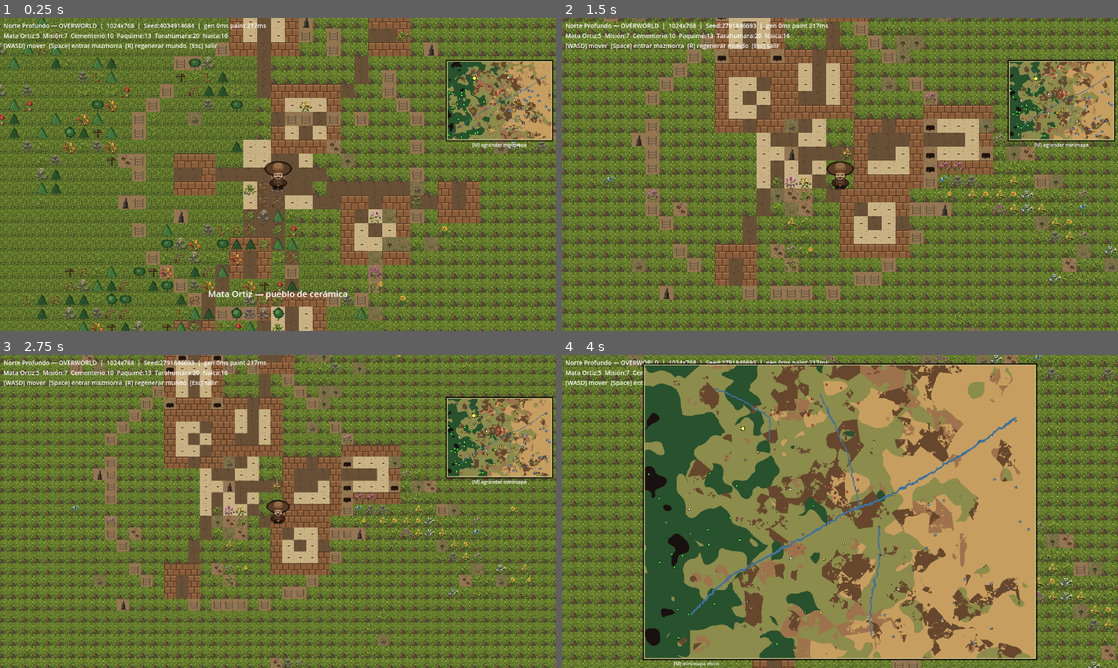
Above: before the commit, frames 1-4 (two rows, left to right).
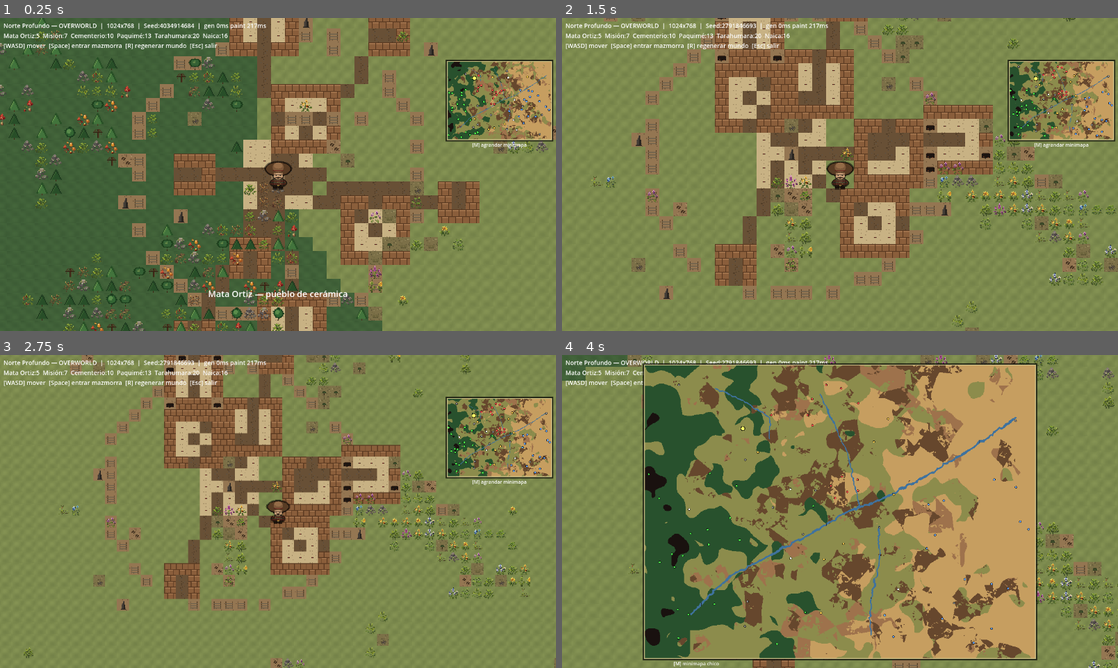
Above: after the commit, the same moments.

Repository: LF-Dguez/ludic2026polloRapi
Game: Godot game, scene res://scenes/Main.tscn
Same seed, same stepped clock (60 frames per second), same inputs: the game is played once before the commit and once after it.
Inputs (mouse positions are in pixels of both pictures, inside the frame that each line leads up to):
- Up to frame 1 (0.25 s): no input
- Up to frame 2 (1.5 s): tap Enter at 0.5 s; move the mouse to (962, 158) at 0.52 s; hold D 0.53-1.28 s; tap R at 0.6 s; tap Space at 0.77 s; move the mouse to (728, 190) at 1.27 s; hold S from 1.28 s (still down); tap Backspace at 1.35 s
- Up to frame 3 (2.75 s): tap Space at 1.52, 2 s; move the mouse to (333, 442) at 2.02 s; release S at 2.03 s; hold D from 2.03 s (still down); tap Q at 2.1 s
- Up to frame 4 (4 s): tap Enter at 2.75 s; move the mouse to (812, 574) at 2.77 s; release D at 2.78 s; hold W 2.78-3.53 s; tap E at 2.85 s; tap Space at 3.02, 3.77 s; move the mouse to (1006, 558) at 3.52 s; hold A from 3.53 s (still down); tap M at 3.6 s

The runs differ from the first frame. In frame 1, 53% of the frame differs, in the area x 0-100%, y 0-100%; in frame 2, 65%; in frame 3, 70%; in frame 4, 29%.

Commit message:
Fix: biome_bases.png smooth uniform tiles (no visible tiling pattern)
User reported scallop/edge patterns from afuera atlas rows 0-2 (those
tiles are decorative, not seamless backgrounds).

Solution:
- Generated biome_bases.png (8x1 atlas, 16x16) with smooth perlin-like
  gradient per biome. NO dots, NO edges, NO scallops — colors solid
  with subtle tonal variation that tiles INVISIBLY.
- Palettes inspired by real Chihuahua, desaturated/tétric:
    LLANOS=pastizal seco, SIERRA=pino oscuro, DESIERTO=arena dorada,
    BARRANCA=cañón casi negro, MINERO=tierra oscura, RIO=azul,
    MESA=tan, PICO=blanco-piedra
- Added as SRC_BASES=4 (5to source en overworld TileSet)
- BIOME_PRIMARY reescrito para usar biome_bases en TODOS los biomas
- Player.gd: src 4 con atlas.x==3/5/7 (barranca/río/pico) impasable

Decoraciones (vegetación afuera, trees_topdown, etc.) siguen funcionando
sobre las nuevas bases via decor layer.

Co-Authored-By: Claude Opus 4.7 (1M context) <noreply@anthropic.com>

Diff:
--- a/scripts/Main.gd
+++ b/scripts/Main.gd
@@ -29,6 +29,8 @@
 const ATLAS_AFUERA_ROWS := 10
 const ATLAS_TREES_COLS := 8
 const ATLAS_TREES_ROWS := 1
+const ATLAS_BASES_COLS := 8
+const ATLAS_BASES_ROWS := 1
 const ATLAS_PAQUIME_COLS := 4
 const ATLAS_PAQUIME_ROWS := 4
 const ATLAS_CAVE_COLS := 8
@@ -200,6 +202,15 @@
 		for y in range(ATLAS_TREES_ROWS):
 			src3.create_tile(Vector2i(x, y))
 	ts.add_source(src3, 3)
+
+	# Source 4: biome_bases.png — bases SUAVES uniformes por bioma (no tile-able artifacts)
+	var src4 := TileSetAtlasSource.new()
+	src4.texture = _load_texture("res://art/tiles/biome_bases.png")
+	src4.texture_region_size = Vector2i(TILE_SOURCE, TILE_SOURCE)
+	for x in range(ATLAS_BASES_COLS):
+		for y in range(ATLAS_BASES_ROWS):
+			src4.create_tile(Vector2i(x, y))
+	ts.add_source(src4, 4)
 
 	return ts
 
--- a/scripts/Overworld.gd
+++ b/scripts/Overworld.gd
@@ -11,6 +11,8 @@
 const SRC_TREES := 3   # Árboles top-down generados (trees_topdown.png 8x1)
 # trees_topdown index: 0=pino oscuro, 1=encina, 2=sabino, 3=cardón,
 # 4=mezquite, 5=palo verde, 6=árbol seco, 7=pino claro
+const SRC_BASES := 4   # Bases de bioma SUAVES (biome_bases.png 8x1)
+# bases index: 0=LLANOS, 1=SIERRA, 2=DESIERTO, 3=BARRANCA, 4=MINERO, 5=RIO, 6=MESA, 7=PICO
 
 enum Biome {
 	DESIERTO, LLANOS, SIERRA, BARRANCA, MINERO, RIO, MESA, PICO,
@@ -21,17 +23,17 @@
 	ENTRADA_PAQUIME, ENTRADA_TARAHUMARA, ENTRADA_NAICA,
 }
 
-# Tile primario {src, atlas} — usando atlas del USUARIO donde posible para estilo consistente.
-# afuera rows 0-2 son grass/tierra/rocas (estilo top-down profesional).
+# Tile primario {src, atlas} — usa biome_bases.png (smooth, no patterns at tiling).
+# Decoraciones (vegetación, props) van encima via decor_layer.
 const BIOME_PRIMARY := {
-	Biome.DESIERTO: {"src": SRC_DESERT, "atlas": Vector2i(0, 0)},   # desert atlas dorado
-	Biome.LLANOS:   {"src": SRC_AFUERA, "atlas": Vector2i(0, 0)},    # afuera grass verde claro
-	Biome.SIERRA:   {"src": SRC_AFUERA, "atlas": Vector2i(1, 0)},    # afuera grass más densa
-	Biome.BARRANCA: {"src": SRC_AFUERA, "atlas": Vector2i(3, 0)},    # afuera tierra/grava
-	Biome.MINERO:   {"src": SRC_AFUERA, "atlas": Vector2i(4, 0)},    # afuera tierra oscura
-	Biome.RIO:      {"src": SRC_OVERWORLD, "atlas": Vector2i(6, 2)}, # mi tile río (no hay user tile)
-	Biome.MESA:     {"src": SRC_AFUERA, "atlas": Vector2i(5, 0)},    # afuera mezclada
-	Biome.PICO:     {"src": SRC_OVERWORLD, "atlas": Vector2i(0, 5)}, # mi tile pico
+	Biome.LLANOS:   {"src": SRC_BASES, "atlas": Vector2i(0, 0)},
+	Biome.SIERRA:   {"src": SRC_BASES, "atlas": Vector2i(1, 0)},
+	Biome.DESIERTO: {"src": SRC_BASES, "atlas": Vector2i(2, 0)},
+	Biome.BARRANCA: {"src": SRC_BASES, "atlas": Vector2i(3, 0)},
+	Biome.MINERO:   {"src": SRC_BASES, "atlas": Vector2i(4, 0)},
+	Biome.RIO:      {"src": SRC_BASES, "atlas": Vector2i(5, 0)},
+	Biome.MESA:     {"src": SRC_BASES, "atlas": Vector2i(6, 0)},
+	Biome.PICO:     {"src": SRC_BASES, "atlas": Vector2i(7, 0)},
 }
 
 # Decoraciones por bioma — ahora con vegetación del atlas "afuera" (SRC_AFUERA)
--- a/scripts/Player.gd
+++ b/scripts/Player.gd
@@ -176,6 +176,13 @@
 	# Source 3 (trees_topdown) — TODOS los árboles son impasables
 	if src_id == 3:
 		return true
+	# Source 4 (biome_bases) — bases passable salvo RIO/BARRANCA/PICO
+	if src_id == 4:
+		# RIO (atlas 5), BARRANCA (atlas 3), PICO (atlas 7) impasables
+		if atlas.x == 3: return true
+		if atlas.x == 5: return true
+		if atlas.x == 7: return true
+		return false
 	return false
 
 
Binary file added: art/tiles/biome_bases.png
Binary file added: art/tiles/biome_bases_preview.png
Not shown, added: tools/gen_biome_bases.py
